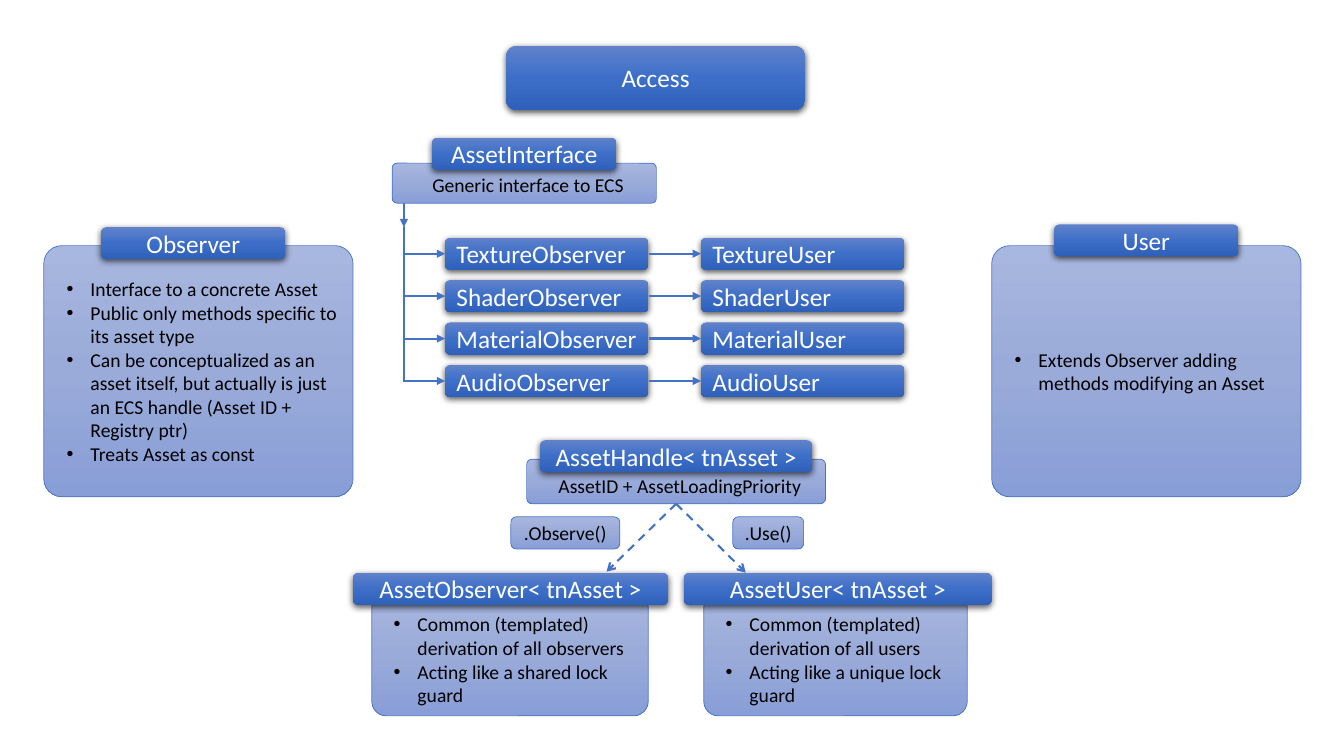
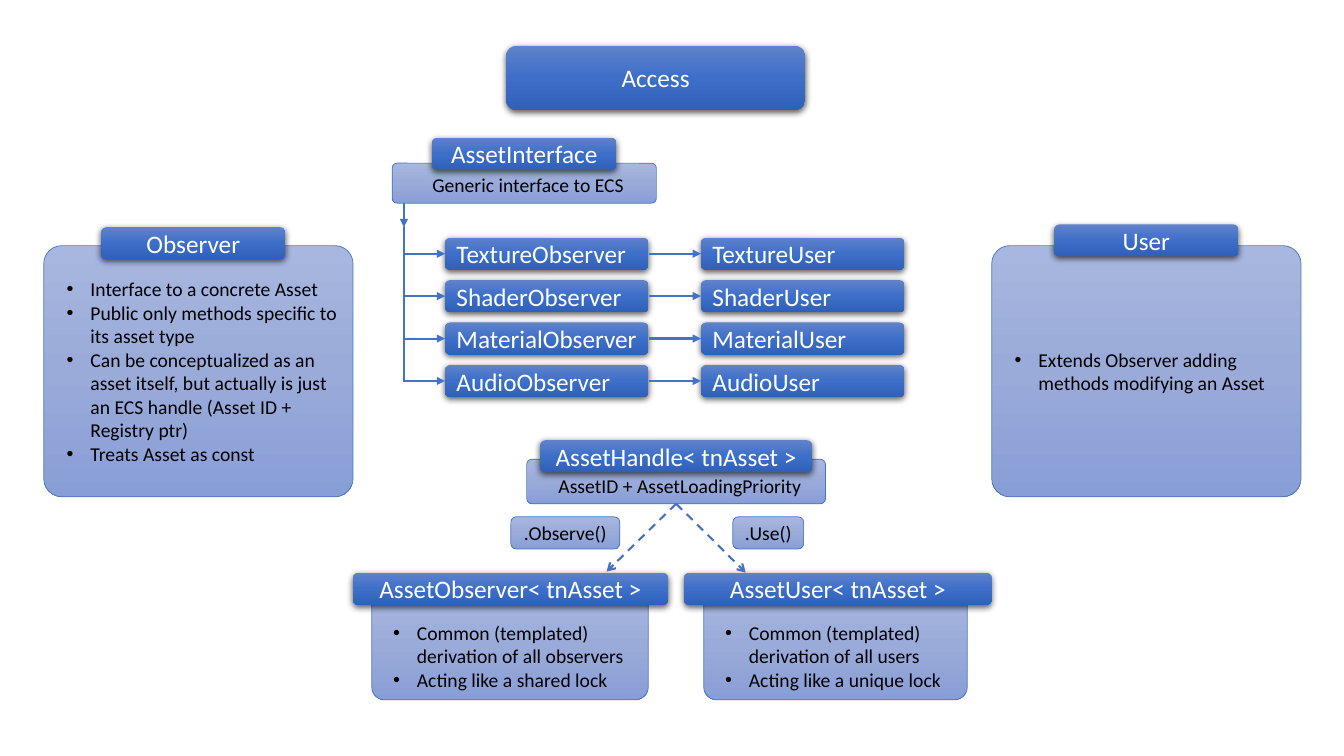
Before and after one commit to pawel-kaleta/FoolsEngine, a slide deck: slide 9 of Documentation/Asset Pipeline.pptx. Drawn at 1344x756 pixels with LibreOffice and Linux fonts; fonts in the diff are those of the drawing. Boxes give left, top, right and bottom in pixels: in the first picture for what was removed or moved away, otherwise in the second. Text is boxed around its words. In the diff, an @@ line names an element or a change of style, - is before the commit and + after.

```diff
--- a/Documentation/Asset Pipeline.pptx
+++ b/Documentation/Asset Pipeline.pptx
@@ rounded rectangle "Common (templated) derivation of all ...": place and size @@
-rounded rectangle "Common (templated) derivation of all ..." at (372, 593, 648, 716)
+rounded rectangle "Common (templated) derivation of all ..." at (372, 593, 648, 700)
@@ rounded rectangle "Common (templated) derivation of all ...": place and size @@
-rounded rectangle "Common (templated) derivation of all ..." at (704, 593, 968, 716)
+rounded rectangle "Common (templated) derivation of all ..." at (704, 593, 968, 700)
@@ text in rounded rectangle at (417, 673, 607, 691): text changed @@
-• Acting like a shared lock guard
+• Acting like a shared lock
@@ text in rounded rectangle at (749, 673, 941, 691): text changed @@
-• Acting like a unique lock guard
+• Acting like a unique lock
```
Also in this commit, not shown: 1 slide removed, 28 other files.
